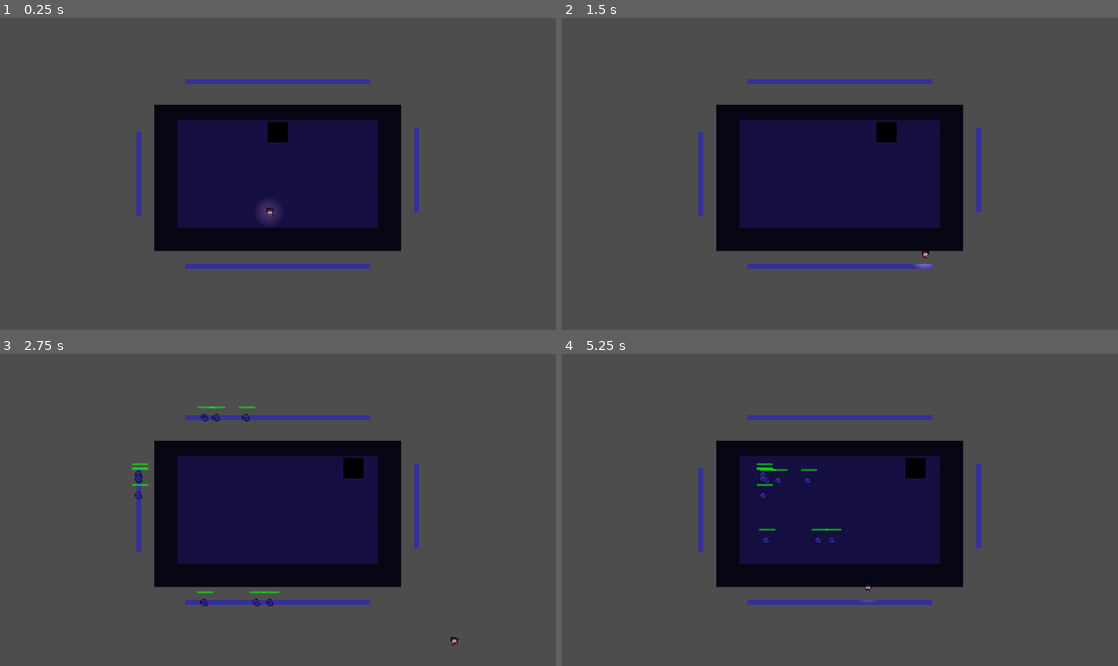
Above: before the commit, frames 1-4 (two rows, left to right).
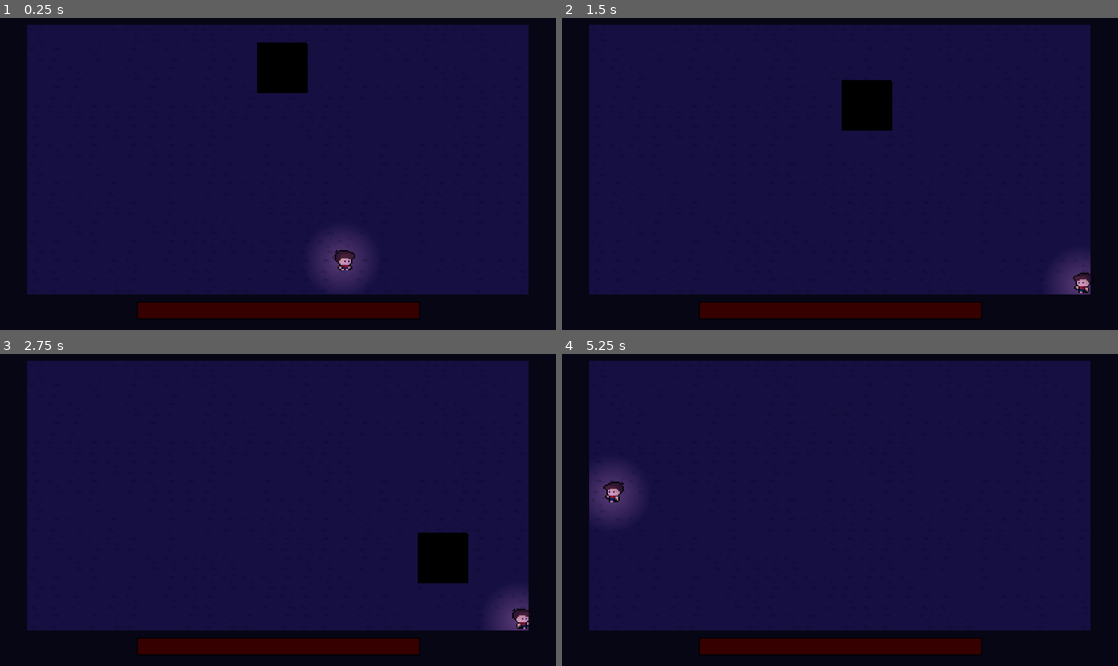
Above: after the commit, the same moments.

Repository: GabO-y/Game-Project_Comp.-Grafica
Game: Godot game, scene res://Cenas/House/House.tscn
Same seed, same stepped clock (60 frames per second), same inputs: the game is played once before the commit and once after it.
Inputs (mouse positions are in pixels of both pictures, inside the frame that each line leads up to):
- Up to frame 1 (0.25 s): no input
- Up to frame 2 (1.5 s): tap Enter at 0.5 s; move the mouse to (962, 158) at 0.52 s; hold Right (ui_right) 0.53-1.28 s; tap Space (dash) at 0.6, 1.35 s; move the mouse to (728, 189) at 1.27 s; hold Down (ui_down) from 1.28 s (still down)
- Up to frame 3 (2.75 s): move the mouse to (333, 441) at 2.02 s; release Down (ui_down) at 2.03 s; hold Right (ui_right) from 2.03 s (still down); tap Space (dash) at 2.1 s
- Up to frame 4 (5.25 s): move the mouse to (812, 572) at 2.77 s; release Right (ui_right) at 2.78 s; hold Up (ui_up) 2.78-3.53 s; tap Space (dash) every 0.75 s from 2.85 to 5.1 s; move the mouse to (1006, 556) at 3.52 s; hold Left (ui_left) 3.53-5.03 s; move the mouse to (673, 463) at 4.27 s; move the mouse to (867, 510) at 5.02 s; hold Down (ui_down) from 5.03 s (still down)

The runs differ from the first frame. In frame 1, 88% of the frame differs, in the area x 0-100%, y 0-100%; in frame 2, 87%; in frame 3, 88%; in frame 4, 88%.

Commit message:
mudança nas mecanicas de ataque do boss

Diff:
--- a/Cenas/Enemie/Bosses/MegaGhost/MegaGhost.tscn
+++ b/Cenas/Enemie/Bosses/MegaGhost/MegaGhost.tscn
@@ -28,12 +28,16 @@
 fill_from = Vector2(1, 0)
 fill_to = Vector2(1, 1)
 
-[node name="MegaGhost" type="Node2D" node_paths=PackedStringArray("attack_area", "attack_collision", "form_attack", "timer", "body", "anim")]
+[sub_resource type="RectangleShape2D" id="RectangleShape2D_xlh7a"]
+size = Vector2(42, 42)
+
+[node name="MegaGhost" type="Node2D" node_paths=PackedStringArray("attack_area", "attack_collision", "form_attack", "timer", "timer_damage_bar", "body", "anim")]
 script = ExtResource("1_xlh7a")
 attack_area = NodePath("CharacterBody2D/AtackArea")
 attack_collision = NodePath("CharacterBody2D/AtackArea/Attack_collisiion")
 form_attack = NodePath("CharacterBody2D/AtackArea/PointAttack")
-timer = NodePath("Timer")
+timer = NodePath("SpecialAttackTimer")
+timer_damage_bar = NodePath("CheckBarDamage")
 speed = 50
 damage = 50
 body = NodePath("CharacterBody2D")
@@ -69,8 +73,18 @@
 scale = Vector2(0.90625, 0.90625)
 texture = SubResource("GradientTexture2D_2h161")
 
-[node name="Timer" type="Timer" parent="."]
-wait_time = 0.01
+[node name="HitAreaRunning" type="Area2D" parent="CharacterBody2D"]
+
+[node name="CollisionShape2D" type="CollisionShape2D" parent="CharacterBody2D/HitAreaRunning"]
+shape = SubResource("RectangleShape2D_xlh7a")
+
+[node name="SpecialAttackTimer" type="Timer" parent="."]
 autostart = true
 
-[connection signal="timeout" from="Timer" to="." method="_on_timer_timeout"]
+[node name="CheckBarDamage" type="Timer" parent="."]
+wait_time = 2.0
+
+[connection signal="_take_damages" from="." to="." method="_start_timer_damage_bar"]
+[connection signal="body_entered" from="CharacterBody2D/HitAreaRunning" to="." method="_player_enter_while_running"]
+[connection signal="timeout" from="SpecialAttackTimer" to="." method="_on_timer_timeout"]
+[connection signal="timeout" from="CheckBarDamage" to="." method="_update_damage_bar"]
--- a/Cenas/Enemie/Bosses/MegaGhost/mega_ghost.gd
+++ b/Cenas/Enemie/Bosses/MegaGhost/mega_ghost.gd
@@ -7,12 +7,19 @@
 @export var form_attack: Node2D
 @export var timer: Timer
 @export var is_stop: bool
+@export var life_bar: ProgressBar
+@export var damage_bar: ProgressBar
+@export var timer_damage_bar: Timer
 
 #pra verificar se esta dando o ataque especial
 var on_special_atack = false
 var start_special = false
 var dir_special_attack: Vector2
+var last_dir_special: Vector2
 var speed_special_attack: int = 200
+var is_continue_toward = false
+var is_update_damage_bar = false
+var last_life
 
 #para verificar se esta na area do ataque 1
 var is_player_on_attack_area_1 = false
@@ -31,9 +38,15 @@
 func _process(delta: float) -> void:
 
 	super._process(delta)
+	update_bar()
 
 	if is_player_on_attack_area_1:
 		slash(Globals.player)
+
+	if is_update_damage_bar:
+		damage_bar.value -= 0.4
+		if damage_bar.value == last_life:
+			is_update_damage_bar = false
 
 func _physics_process(delta: float) -> void:
 
@@ -57,6 +70,8 @@
 	body.move_and_slide()
 
 func slash(player: Player):
+
+	if is_running_attack: return
 
 	var dir = body.global_position.direction_to(player.player_body.global_position).normalized()
 	attack_collision.rotation = (dir.angle() - PI/1.5)
@@ -92,7 +107,7 @@
 
 	if start_special: return
 
-	running_attack = true
+	is_running_attack = true
 	is_stop = true
 	start_special = true
 
@@ -108,17 +123,19 @@
 
 	on_special_atack = true
 
-	var index_dir = int(randf() * 4)
-
-	match index_dir:
-		0: dir_special_attack = Vector2.UP
-		1: dir_special_attack = Vector2.DOWN
-		2: dir_special_attack = Vector2.LEFT
-		3: dir_special_attack = Vector2.RIGHT
-
 func move_special():
 
 	if is_stop: return
+
+	dir_special_attack = body.global_position.direction_to(Globals.player.player_body.global_position)
+	if body.global_position.distance_to(Globals.player.player_body.global_position) < 60:
+		dir_special_attack = Vector2.ZERO
+		is_continue_toward = true
+
+	if dir_special_attack == Vector2.ZERO or is_continue_toward:
+		dir_special_attack = last_dir_special
+	else:
+		last_dir_special = dir_special_attack
 
 	body.velocity = dir_special_attack * speed_special_attack
 	body.move_and_slide()
@@ -141,4 +158,33 @@
 	timer.stop()
 	timer.start()
 	is_stop = false
-	running_attack = false
+	is_running_attack = false
+	is_continue_toward = false
+
+func _player_enter_while_running(body: Node2D) -> void:
+	var player = body.get_parent() as Player
+	if player == null: return
+	if is_running_attack:
+		player.take_damage(damage)
+
+func update_bar():
+	life_bar.value = life
+	pass
+
+func take_damage(damage: int):
+	if life - damage <= 0:
+		life = 0
+	is_update_damage_bar = false
+	_take_damages.emit()
+	super.take_damage(damage)
+
+
+signal _take_damages
+
+func _update_damage_bar() -> void:
+	is_update_damage_bar = true
+	last_life = life
+	timer_damage_bar.stop()
+
+func _start_timer_damage_bar() -> void:
+	timer_damage_bar.start()
--- a/Cenas/Enemie/Fantasm/fantasm.gd
+++ b/Cenas/Enemie/Fantasm/fantasm.gd
@@ -24,7 +24,10 @@
 
 func _process(delta: float) -> void:
 	animation_logic()
-	chase_player()
+	if is_running_attack:
+		running_player()
+	else:
+		chase_player()
 	super._process(delta)
 
 func animation_logic():
@@ -85,3 +88,6 @@
 	anim.play(play)
 
 	return anim.animation_finished
+
+func running_player():
+	pass
--- a/Cenas/Enemie/Spawner/enemy_spawaner.gd
+++ b/Cenas/Enemie/Spawner/enemy_spawaner.gd
@@ -60,7 +60,7 @@
 
 	point = $Area2D.to_local(point)/2
 
-	var ene = type_enemie.instantiate() as Enemy
+	var ene = type_enemie.instantiate()
 
 	ene.global_position = point
 	ene.position_target = point
--- a/Cenas/Enemie/Zombie/Zombie.tscn
+++ b/Cenas/Enemie/Zombie/Zombie.tscn
@@ -26,6 +26,7 @@
 script = ExtResource("1_21gwn")
 agent = NodePath("CharacterBody2D/NavigationAgent2D")
 time = NodePath("Timer")
+speed = 100
 body = NodePath("CharacterBody2D")
 anim = NodePath("CharacterBody2D/AnimatedSprite2D")
 life = 5
--- a/Cenas/Enemie/Zombie/zombie.gd
+++ b/Cenas/Enemie/Zombie/zombie.gd
@@ -20,7 +20,7 @@
 	dir = body.global_position.direction_to(next_point).normalized()
 
 	if dir != Vector2.ZERO and body.global_position.distance_to(pla_pos) > 10:
-		body.velocity = dir * 100
+		body.velocity = dir * speed
 		body.move_and_slide()
 
 func _ready() -> void:
--- a/Cenas/Enemie/enemy.gd
+++ b/Cenas/Enemie/enemy.gd
@@ -19,7 +19,7 @@
 var is_dead: bool = false
 var last_position: Vector2
 #exclusivo dos fantasmas
-var running_attack = false
+var is_running_attack = false
 
 var drop_table = [
 	{"item": "Energy", "chance": 0.5},
--- a/Cenas/House/House.tscn
+++ b/Cenas/House/House.tscn
@@ -12,6 +12,7 @@
 position = Vector2(0, -2)
 
 [node name="Player" parent="." instance=ExtResource("2_iqu7b")]
+position = Vector2(50, 86)
 
 [node name="TransitionScene" parent="." instance=ExtResource("4_rmjq6")]
 position = Vector2(-251, -171)
--- a/Cenas/House/house.gd
+++ b/Cenas/House/house.gd
@@ -10,7 +10,6 @@
 
 	Globals.player = player
 	Globals.set_initial_room("MegaGhostRoom")
-	Globals.current_room.setup()
 
 	Globals.enable_room()
 
@@ -21,7 +20,6 @@
 
 func _process(delta: float) -> void:
 
-	#for i in Globals.current_room.doors:
-		#print(i.light.visible)
+	#print(Globals.current_room.is_clean())
 
 	pass
--- a/Cenas/Objects/TileMao/tile_map_main.tscn
+++ b/Cenas/Objects/TileMao/tile_map_main.tscn
@@ -340,8 +340,8 @@
 
 [sub_resource type="TileSet" id="TileSet_or8je"]
 occlusion_layer_0/light_mask = 1
-physics_layer_0/collision_layer = 3
-physics_layer_0/collision_mask = 3
+physics_layer_0/collision_layer = 7
+physics_layer_0/collision_mask = 7
 navigation_layer_0/layers = 4
 sources/0 = SubResource("TileSetAtlasSource_fctqw")
 
--- a/Cenas/Player/Player.tscn
+++ b/Cenas/Player/Player.tscn
@@ -260,7 +260,6 @@
 script = ExtResource("1_yjlpd")
 armor = NodePath("CharacterBody2D/Lantern")
 armor_energie = 100000
-can_die = false
 player_body = NodePath("CharacterBody2D")
 anim = NodePath("CharacterBody2D/AnimatedSprite2D")
 hit_area = NodePath("CharacterBody2D/HitArea")
@@ -297,3 +296,5 @@
 
 [node name="Lantern" parent="CharacterBody2D" instance=ExtResource("4_5akqg")]
 position = Vector2(-4, 2)
+
+[connection signal="area_entered" from="CharacterBody2D/HitArea" to="." method="_ene_boss_touch_player"]
--- a/Cenas/Player/player.gd
+++ b/Cenas/Player/player.gd
@@ -53,9 +53,11 @@
 
 	var ene = body.get_parent() as Enemy
 
+	#caso especial de ataque de boss
+
 	if ene == null: return
 
-	if ene.running_attack:
+	if ene.is_running_attack:
 		take_damage(ene.damage)
 		return
 
@@ -88,6 +90,8 @@
 		enemy = enemy as Enemy
 
 		if !enemy.is_active: return
+
+
 		#Enquanto o inimigo encosta no player, ele nao se mexe
 		enemy.atack_player = true
 		#Vai contando quanto tempo o inimigo esta tocando no playwr
@@ -221,8 +225,8 @@
 	else:
 		#player_body.collision_layer = 0 << 0
 		#player_body.collision_mask =  0 << 0
-		player_body.collision_layer = 1 << 7
-		player_body.collision_mask = 1 << 7
+		player_body.collision_layer = 1 << 2
+		player_body.collision_mask = 1 << 2
 
 func take_damage(damage: int):
 	life -= damage;
--- a/Cenas/Rooms/HallWay1/tileset.tres
+++ b/Cenas/Rooms/HallWay1/tileset.tres
@@ -127,7 +127,7 @@
 
 [resource]
 occlusion_layer_0/light_mask = 1
-physics_layer_0/collision_layer = 129
+physics_layer_0/collision_layer = 133
 physics_layer_0/collision_mask = 0
 sources/0 = SubResource("TileSetAtlasSource_crvQsrYkPRW")
 sources/1 = SubResource("TileSetAtlasSource_svs6t")
--- a/Cenas/Rooms/MegaGhostRoom/MegaGhostRoom.tscn
+++ b/Cenas/Rooms/MegaGhostRoom/MegaGhostRoom.tscn
@@ -17,7 +17,23 @@
 size = Vector2(199, 518)
 
 [sub_resource type="RectangleShape2D" id="RectangleShape2D_ewnpg"]
-size = Vector2(346, 126)
+size = Vector2(344, 134)
+
+[sub_resource type="StyleBoxFlat" id="StyleBoxFlat_busjt"]
+bg_color = Color(0, 0, 0, 1)
+expand_margin_left = 1.0
+expand_margin_top = 1.0
+expand_margin_right = 1.0
+expand_margin_bottom = 1.0
+shadow_color = Color(0, 0, 0, 0.27451)
+
+[sub_resource type="StyleBoxFlat" id="StyleBoxFlat_adp6g"]
+bg_color = Color(1, 1, 1, 1)
+
+[sub_resource type="StyleBoxEmpty" id="StyleBoxEmpty_gf7wg"]
+
+[sub_resource type="StyleBoxFlat" id="StyleBoxFlat_gf7wg"]
+bg_color = Color(1, 0, 0, 1)
 
 [node name="MegaGhostRoom" type="Node2D" node_paths=PackedStringArray("down_coll", "up_coll", "left_coll", "right_coll", "inside_area", "segs_node", "boss", "camera")]
 script = ExtResource("1_akcp5")
@@ -34,10 +50,14 @@
 tile_map_data = PackedByteArray("AAD0//n/AAAEAAUAAAD0//r/AAABAAIAAAD0//v/AAABAAgAAAD0//z/AAABAAIAAAD0//3/AAABAAgAAAD0// …(9648 unchanged characters)…
 
 [node name="Camera2D" type="Camera2D" parent="."]
+position = Vector2(0, 12)
 enabled = false
+zoom = Vector2(2.5, 2.5)
 
-[node name="MegaGhost" parent="." instance=ExtResource("4_busjt")]
+[node name="MegaGhost" parent="." node_paths=PackedStringArray("life_bar", "damage_bar") instance=ExtResource("4_busjt")]
 position = Vector2(0, -88)
+life_bar = NodePath("../DamageBar/LifeBar")
+damage_bar = NodePath("../DamageBar")
 
 [node name="LeftColl" type="Area2D" parent="."]
 collision_layer = 255
@@ -76,6 +96,7 @@
 collision_mask = 512
 
 [node name="CollisionShape2D" type="CollisionShape2D" parent="InsideArea"]
+position = Vector2(-1, 4)
 shape = SubResource("RectangleShape2D_ewnpg")
 
 [node name="Segs" type="Node2D" parent="."]
@@ -87,11 +108,41 @@
 points = PackedVector2Array(192, 192, -192, 192)
 
 [node name="LeftLine" type="Line2D" parent="Segs"]
-points = PackedVector2Array(-288, -88, -288, 88)
+points = PackedVector2Array(-288, -88, -288, 106)
 
 [node name="RightLine" type="Line2D" parent="Segs"]
 points = PackedVector2Array(288, -96, 288, 80)
 
+[node name="DamageBar" type="ProgressBar" parent="."]
+anchors_preset = 15
+anchor_right = 1.0
+anchor_bottom = 1.0
+offset_left = -116.0
+offset_top = 119.0
+offset_right = 117.0
+offset_bottom = 132.0
+grow_horizontal = 2
+grow_vertical = 2
+theme_override_styles/background = SubResource("StyleBoxFlat_busjt")
+theme_override_styles/fill = SubResource("StyleBoxFlat_adp6g")
+value = 100.0
+show_percentage = false
+
+[node name="LifeBar" type="ProgressBar" parent="DamageBar"]
+modulate = Color(1, 0, 0, 1)
+z_index = 1
+layout_mode = 1
+anchors_preset = 15
+anchor_right = 1.0
+anchor_bottom = 1.0
+grow_horizontal = 2
+grow_vertical = 2
+theme_override_styles/background = SubResource("StyleBoxEmpty_gf7wg")
+theme_override_styles/fill = SubResource("StyleBoxFlat_gf7wg")
+value = 70.0
+show_percentage = false
+
+[connection signal="enemy_die" from="MegaGhost" to="." method="_last_update_damage_bar"]
 [connection signal="body_entered" from="LeftColl" to="." method="_on_left_coll_body_entered"]
 [connection signal="body_entered" from="UpColl" to="." method="_on_up_coll_body_entered"]
 [connection signal="body_entered" from="DownColl" to="." method="_on_down_coll_body_entered"]
--- a/Cenas/Rooms/MegaGhostRoom/mega_ghost_room.gd
+++ b/Cenas/Rooms/MegaGhostRoom/mega_ghost_room.gd
@@ -12,7 +12,8 @@
 
 var segs: Array[Line]
 var fantasm_on_attack = []
-var check_collider = false
+var is_last_update_bar = false
+var time_can_go = 3
 
 func _ready():
 
@@ -27,10 +28,25 @@
 	for attr in fantasm_on_attack:
 		var fan = attr["fan"] as Enemy
 		var dir = attr["dir"] as Vector2
+
+		if attr.has("is_continue_toward") and attr["is_continue_toward"]:
+			dir = attr["last_dir"]
+		else:
+			if fan.body.global_position.distance_to(Globals.player.player_body.global_position) < 40:
+				attr["dir"] = attr["last_dir"]
+				attr["is_continue_toward"] = true
+			else:
+				attr["dir"] = fan.body.global_position.direction_to(Globals.player.player_body.global_position)
+				attr["last_dir"] = attr["dir"]
+
 		fan.body.velocity = fan.speed * dir
 		fan.body.move_and_slide()
 
-signal out_of_camera
+func _process(delta: float) -> void:
+	if is_last_update_bar:
+		$DamageBar.value -= 0.4
+		if $DamageBar.value <= 0:
+			is_last_update_bar = false
 
 func _on_left_coll_body_entered(area_body: Node2D) -> void:
 	out_of_camera.emit(area_body.get_parent())
@@ -60,10 +76,10 @@
 	var y: float
 
 	if top_down:
-		x = limit[1] + int(randf() * limit[0])
+		x = limit["min"] + int(randf() * (limit["max"] * 2))
 		y = (m * (x - 1)) + y1
 	else:
-		y = limit[1] + (int(randf() * limit[0]))
+		y = limit["min"] + int(randf() * (limit["max"] * 2))
 		x = x1 + (y - y1)/m
 
 	return Vector2(x, y)
@@ -109,31 +125,32 @@
 			func():
 				fantasm.body.collision_mask = 1 << 4
 				fantasm.body.collision_layer = 1 << 4
-				fantasm.running_attack = true
+				fantasm.is_running_attack = true
 
 				fantasm.add_to_group("attack_queue")
 				start_attacks_fanstams_running.emit(fantasm)
 				fantasm.enemy_die.connect(check_end_running_fantasm)
-				fantasm.speed = 300
+				fantasm.speed = 200
 		)
 
 func running_fantasms(fan: Enemy):
 
 	fan.body.collision_layer = 2
 
-	await get_tree().create_timer(3).timeout
-	var dir: Vector2
-
-	if fan.name.contains("up"):
-		dir = Vector2.DOWN
-	if fan.name.contains("down"):
-		dir = Vector2.UP
-	if fan.name.contains("left"):
-		dir = Vector2.RIGHT
-	if fan.name.contains("right"):
-		dir = Vector2.LEFT
-
-	fantasm_on_attack.append({"fan": fan, "dir": dir})
+	var dir: Vector2 = fan.body.global_position.direction_to(Globals.player.player_body.global_position)
+
+	#if fan.name.contains("up"):
+		#dir = Vector2.DOWN
+	#if fan.name.contains("down"):
+		#dir = Vector2.UP
+	#if fan.name.contains("left"):
+		#dir = Vector2.RIGHT
+	#if fan.name.contains("right"):
+		#dir = Vector2.LEFT
+
+	time_can_go *= 1.1
+	await get_tree().create_timer(time_can_go).timeout
+	fantasm_on_attack.append({"fan": fan, "dir": dir, "is_continue_toward": false})
 
 func start_entrace_boss():
 
@@ -142,6 +159,7 @@
 	boss.body.collision_mask = inside_area.collision_mask
 
 	var ran_dir = segs.pick_random().name
+	ran_dir = "right"
 
 	var x: float
 	var y: float
@@ -159,7 +177,21 @@
 		"down", "up": x = Globals.player.player_body.global_position.x
 		"left", "right": y =  Globals.player.player_body.global_position.y
 
-#	Necessario corrigir a posição caso o player esteja nos limites do mapa
+	var limit
+	for i in segs:
+		if i.name == ran_dir:
+			limit = i.get_limit()
+
+	var max_limit = limit["max"] - (limit["max"] * 0.1)
+	var min_limit = limit["min"] - (limit["min"] * 0.1)
+
+	match ran_dir:
+		"up", "down":
+			if x >= max_limit or x <= min_limit:
+				x *= 0.9
+		"right", "left":
+			if y >= max_limit or  y <= min_limit:
+				y *= 0.8
 
 	boss.body.global_position = Vector2(x, y)
 
@@ -204,6 +236,21 @@
 		var seg_name = seg.name.replace("Line", "")
 		segs.append(Line.create_line(seg_name, x1,y1,x2,y2))
 
+	for line in segs:
+		print(line)
+
+func _last_update_damage_bar(ene: Enemy) -> void:
+	$DamageBar/LifeBar.value = 0
+	await get_tree().create_timer(2).timeout
+	is_last_update_bar = true
+
+signal out_of_camera
+
+signal start_attacks_fanstams_running
+
+signal finish_running_fantasm
+
+signal check_can_run_ghost(ene: Enemy)
 
 class Line:
 	var x1: float
@@ -224,13 +271,9 @@
 
 	func get_limit():
 		if name.contains("left") or name.contains("right"):
-			return [max(y1, y2), min(y1, y2)]
+			return {"max": max(y1, y2), "min": min(y1, y2)}
 		if name.contains("up") or name.contains("down"):
-			return [max(x1, x2), min(x1, x2)]
+			return {"max": max(x1, x2), "min": min(x1, x2)}
 
 	func _to_string() -> String:
 		return str(self.name, "\n\tp1: (", x1, ", ", y1, ")\n\tp2: (", x2, ", ", y2, ")\n")
-
-signal start_attacks_fanstams_running
-
-signal finish_running_fantasm
--- a/Cenas/Rooms/MiniRoom/MiniRoom.tscn
+++ b/Cenas/Rooms/MiniRoom/MiniRoom.tscn
@@ -7,16 +7,10 @@
 [ext_resource type="PackedScene" uid="uid://c5t1rcxsbscp5" path="res://Cenas/Enemie/Zombie/Zombie.tscn" id="5_2ca0s"]
 
 [node name="MiniRoom" type="Node2D"]
-position = Vector2(299, -9)
 script = ExtResource("1_gihbt")
 
 [node name="TileMapMain" parent="." instance=ExtResource("2_gihbt")]
 tile_map_data = PackedByteArray("AAAAAAEAAAAHAAsAAAAAAAIAAAAHAAsAAAAAAAMAAAAHAAsAAAAAAAQAAAAHAAsAAAAAAAUAAAAHAAsAAAABAA …(8560 unchanged characters)…
-
-[node name="EnemieSpawaner" parent="." instance=ExtResource("4_vbf6v")]
-position = Vector2(113, 112)
-type_enemie = ExtResource("5_2ca0s")
-limit_spawn = 10
 
 [node name="Camera2D" type="Camera2D" parent="."]
 position = Vector2(214, 114)
@@ -26,4 +20,10 @@
 
 [node name="Hallway1" parent="Doors" instance=ExtResource("2_716y7")]
 position = Vector2(361, 129)
-is_locked = false
+
+[node name="Spawners" type="Node2D" parent="."]
+
+[node name="EnemieSpawaner" parent="Spawners" instance=ExtResource("4_vbf6v")]
+position = Vector2(113, 112)
+type_enemie = ExtResource("5_2ca0s")
+limit_spawn = 10
--- a/Cenas/Rooms/RoomManager/RoomManager.tscn
+++ b/Cenas/Rooms/RoomManager/RoomManager.tscn
@@ -18,13 +18,9 @@
 [node name="Rooms" type="Node2D" parent="."]
 
 [node name="Hallway1" parent="Rooms" instance=ExtResource("3_ufchu")]
-position = Vector2(-54, -344)
 
 [node name="SafeRoom" parent="Rooms" instance=ExtResource("2_rqem0")]
-position = Vector2(-61, -101)
 
 [node name="MiniRoom" parent="Rooms" instance=ExtResource("4_ctr5e")]
-position = Vector2(-690, -392)
 
 [node name="MegaGhostRoom" parent="Rooms" instance=ExtResource("5_0aayb")]
-position = Vector2(22, -81)
--- a/Cenas/Rooms/SafeRoom/tileset.tres
+++ b/Cenas/Rooms/SafeRoom/tileset.tres
@@ -260,5 +260,5 @@
 
 [resource]
 occlusion_layer_0/light_mask = 1
-physics_layer_0/collision_layer = 129
+physics_layer_0/collision_layer = 133
 sources/0 = SubResource("TileSetAtlasSource_c3iAynBArQ6")
--- a/globals.gd
+++ b/globals.gd
@@ -8,13 +8,23 @@
 var already_keys = []
 var is_get_animation = false
 
+func _ready() -> void:
+	process_mode = Node.PROCESS_MODE_ALWAYS
+
+
 func _process(delta: float) -> void:
+
+	if die:
+		if Input.is_key_label_pressed(KEY_SPACE):
+			get_tree().reload_current_scene()
+			get_tree().paused = false
+			die = false
+
 
 	if is_get_animation:
 		if Input.is_anything_pressed():
 			finish_get_animation()
 
-	process_mode = Node.PROCESS_MODE_ALWAYS
 
 func desable_room():
 	current_room.desable()
Not shown: 1 places in Cenas/Enemie/Bosses/MegaGhost/MegaGhost.tscn that only renumber resources
Not shown: 1 places in Cenas/Rooms/MegaGhostRoom/MegaGhostRoom.tscn that only renumber resources
